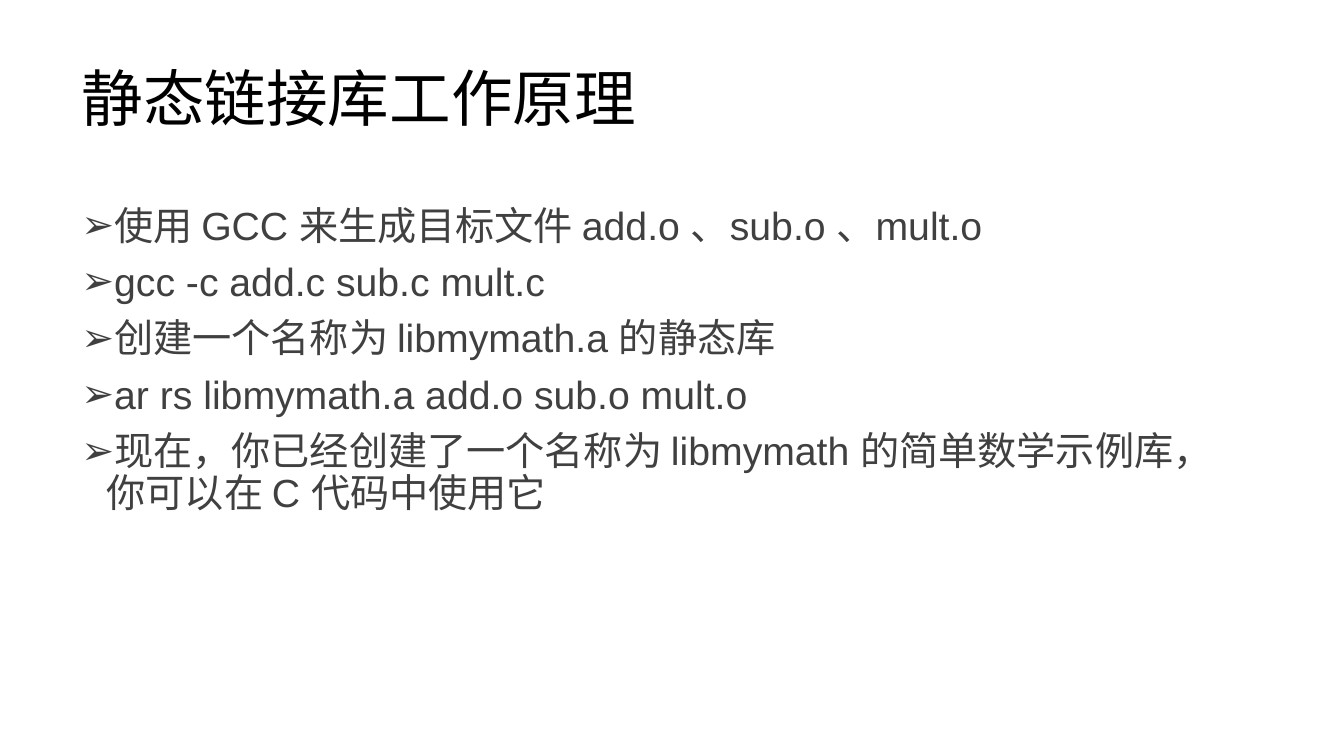
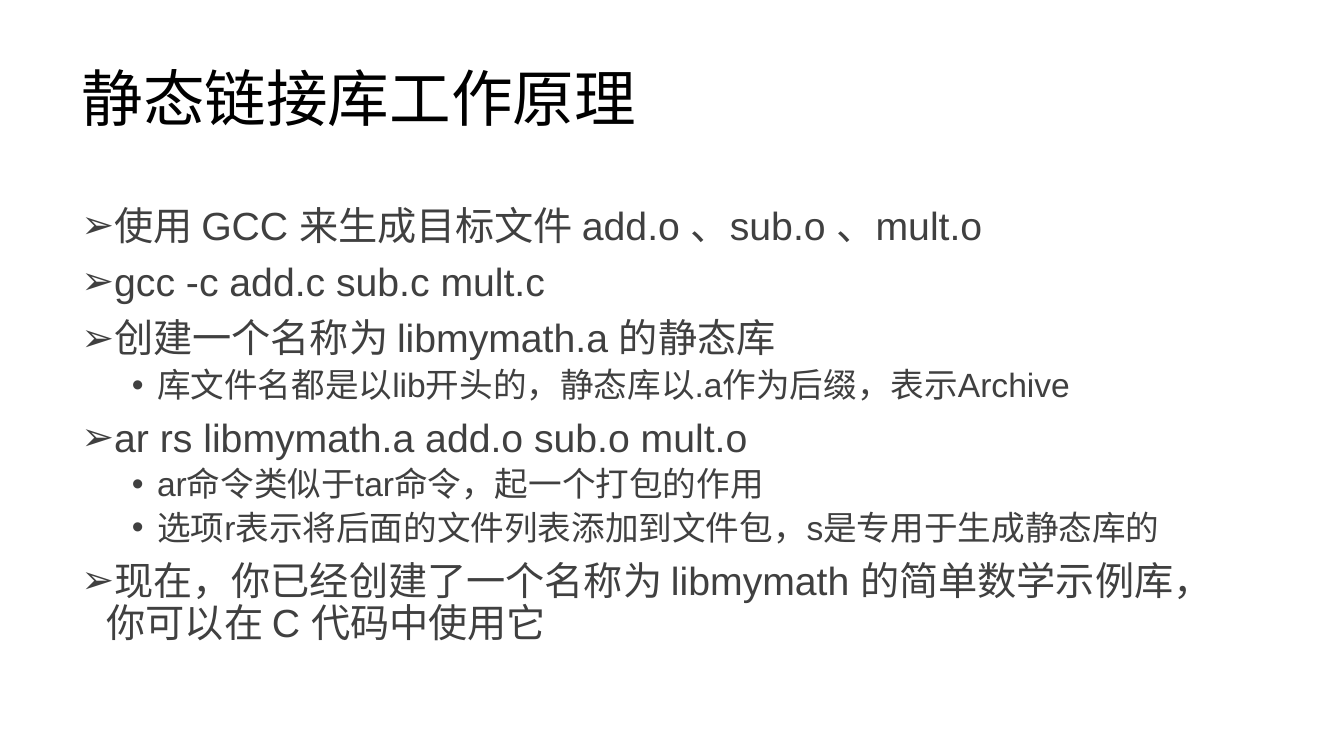
Before and after one commit to lezhang-thu/c-programming, a slide deck: slide 31 of 数据结构+算法/2022秋季-计算机基础与程序设计-数据结构-算法.pptx. Drawn at 1344x756 pixels with LibreOffice and Linux fonts; fonts in the diff are those of the drawing. Boxes give left, top, right and bottom in pixels: in the first picture for what was removed or moved away, otherwise in the second. Text is boxed around its words. In the diff, an @@ line names an element or a change of style, - is before the commit and + after.

Commit message:
update

```diff
--- a/数据结构+算法/2022秋季-计算机基础与程序设计-数据结构-算法.pptx
+++ b/数据结构+算法/2022秋季-计算机基础与程序设计-数据结构-算法.pptx
@@ text at <box>157,368,1070,401</box>: paragraph added @@
+  • 库文件名都是以lib开头的，静态库以.a作为后缀，表示Archive
@@ text at <box>157,470,1159,544</box>: paragraphs added @@
+  • ar命令类似于tar命令，起一个打包的作用
+  • 选项r表示将后面的文件列表添加到文件包，s是专用于生成静态库的
```
Also in this commit, not shown: 2 other slides changed.
